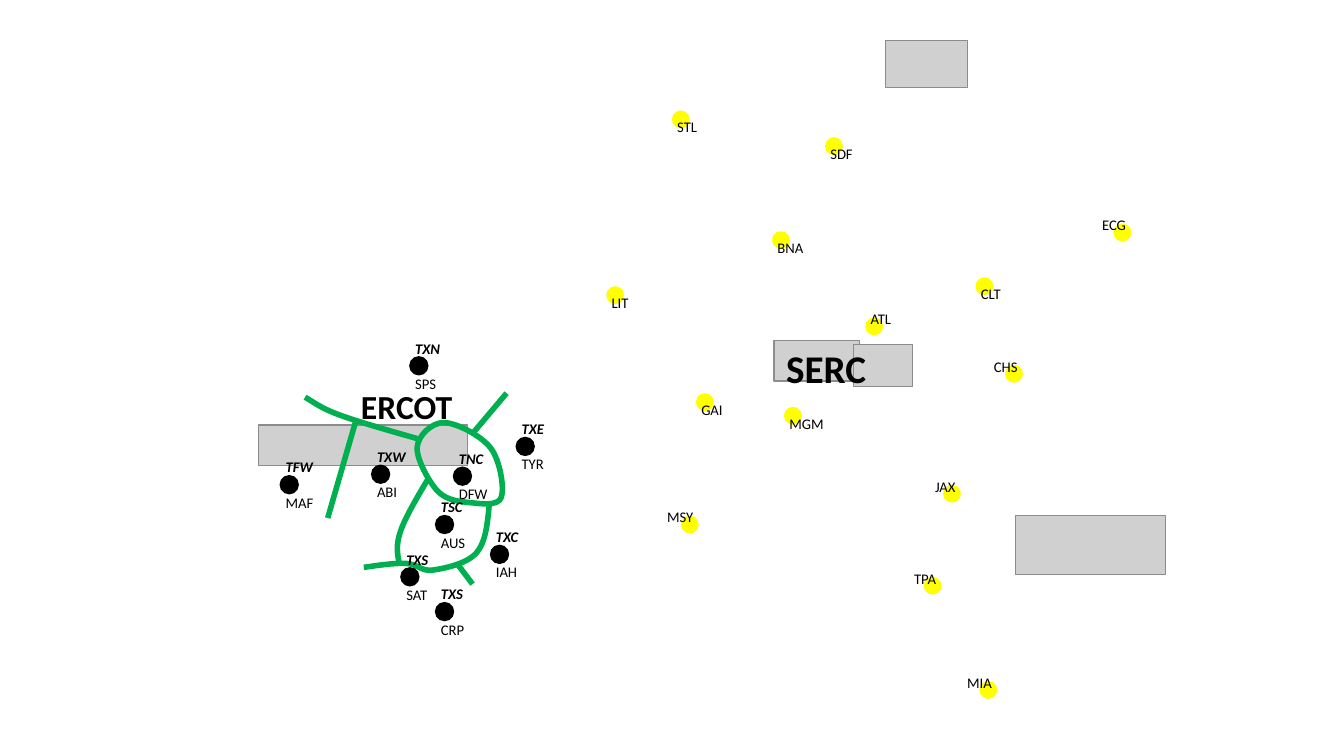
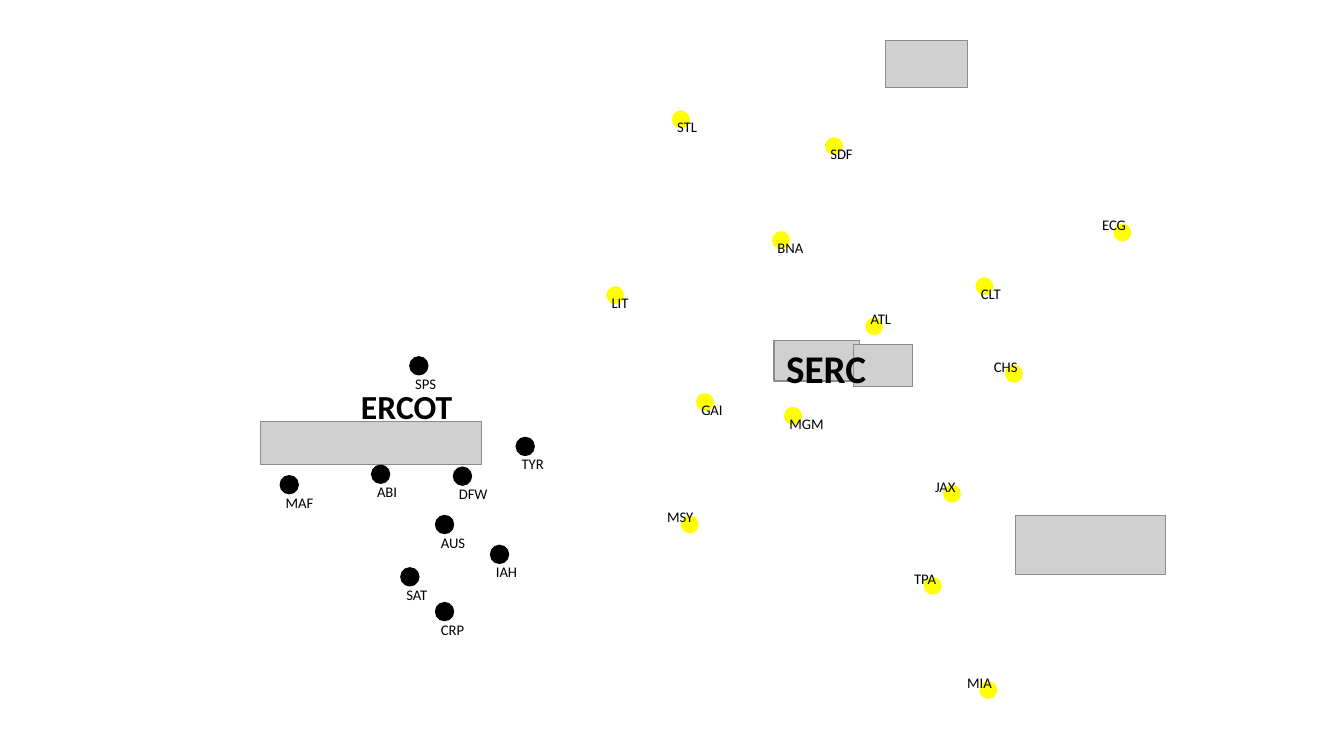
Before and after one commit to slacgismo/loadinsight, a slide deck: slide 4 of nercmap/citymap.pptx. Drawn at 1344x756 pixels with LibreOffice and Linux fonts; fonts in the diff are those of the drawing; grey boxes stand for pictures; background and template pictures are left out. Boxes give left, top, right and bottom in pixels: in the first picture for what was removed or moved away, otherwise in the second. Text is boxed around its words. In the diff, an @@ line names an element or a change of style, - is before the commit and + after.

```diff
--- a/nercmap/citymap.pptx
+++ b/nercmap/citymap.pptx
@@ text in ellipse at (415, 344, 440, 358): paragraph removed @@
-TXN
@@ picture: place and size @@
-picture at (259, 425, 468, 466)
+picture at (260, 422, 481, 465)
@@ group removed at (306, 393, 506, 584): 7 freeform shapes @@
@@ text in ellipse at (522, 424, 544, 439): paragraph removed @@
-TXE
@@ text in ellipse at (286, 462, 313, 477): paragraph removed @@
-TFW
@@ text in ellipse at (377, 452, 406, 467): paragraph removed @@
-TXW
@@ text in ellipse at (459, 451, 483, 468): paragraph removed @@
-TNC
@@ text in ellipse at (441, 500, 463, 517): paragraph removed @@
-TSC
@@ text in ellipse at (496, 532, 518, 547): paragraph removed @@
-TXC
@@ text in ellipse at (406, 552, 428, 569): paragraph removed @@
-TXS
@@ text in ellipse at (441, 589, 463, 604): paragraph removed @@
-TXS
```
Also in this commit, not shown: 1 other slide changed.
